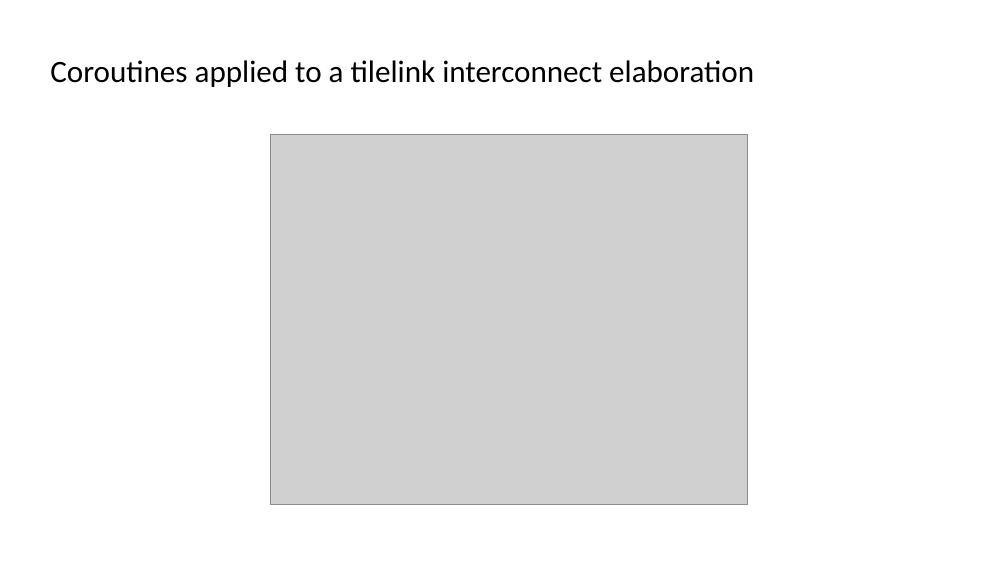
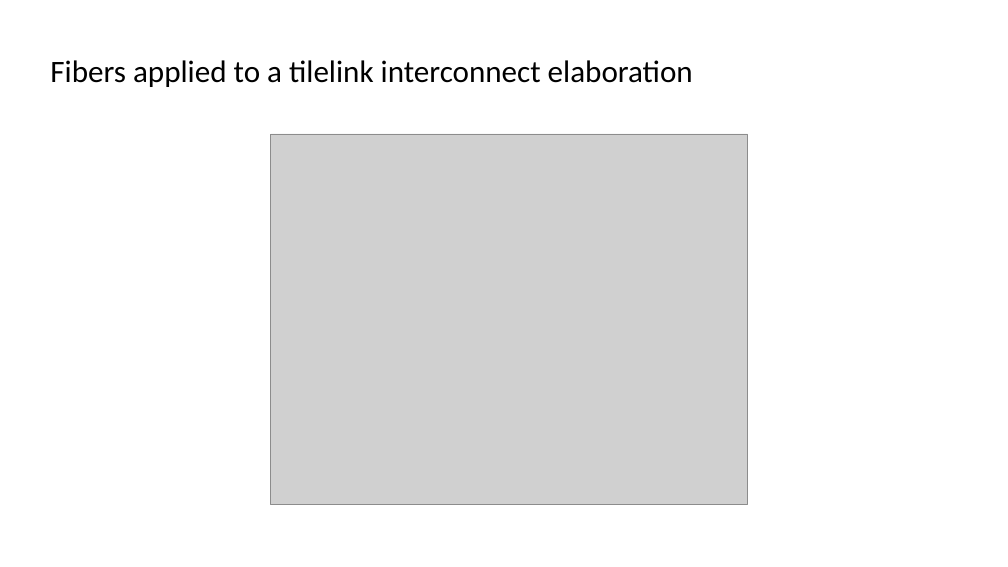
Before and after one commit to SpinalHDL/SpinalDoc, a slide deck: slide 2 of presentation/en/spinalhdl_210723/spinalhdl_210723.odp. Drawn at 1008x567 pixels with LibreOffice and Linux fonts; fonts in the diff are those of the drawing; grey boxes stand for pictures. Boxes give left, top, right and bottom in pixels: in the first picture for what was removed or moved away, otherwise in the second. Text is boxed around its words. In the diff, an @@ line names an element or a change of style, - is before the commit and + after.

```diff
--- a/presentation/en/spinalhdl_210723/spinalhdl_210723.odp
+++ b/presentation/en/spinalhdl_210723/spinalhdl_210723.odp
@@ title at (50,60,693,87): text changed @@
-Coroutines applied to a tilelink interconnect elaboration
+Fibers applied to a tilelink interconnect elaboration
```
Also in this commit, not shown: 8 other slides changed, 1 other file.
